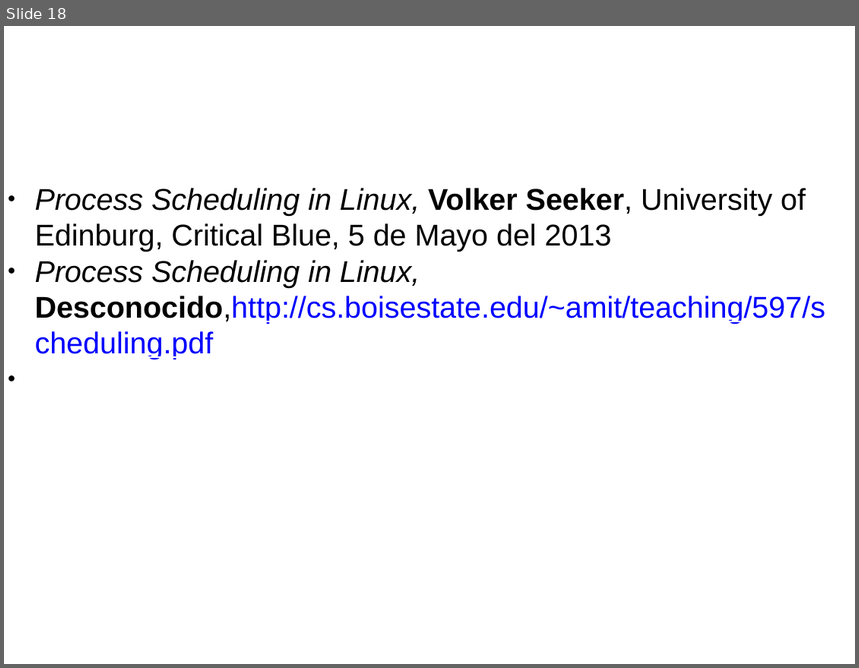
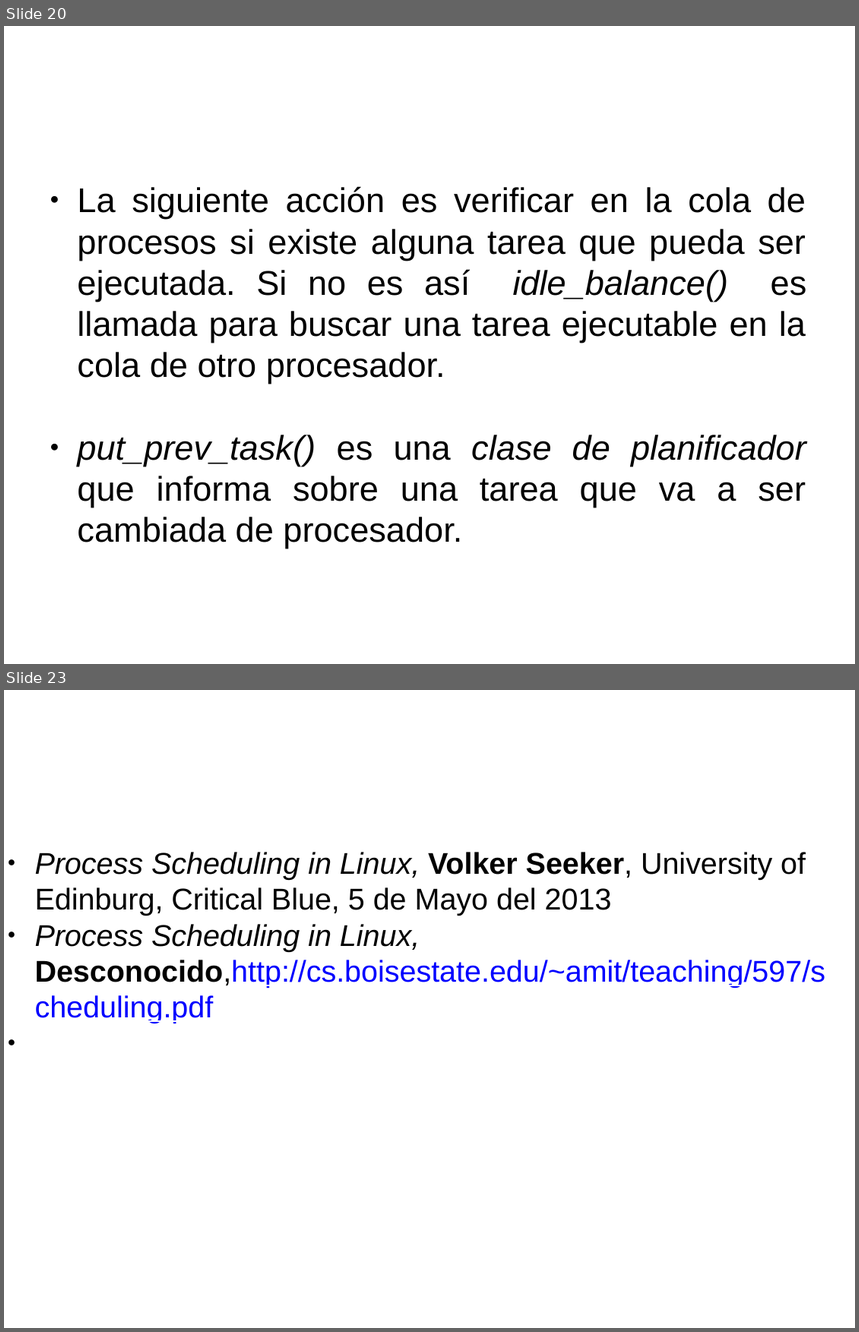
Before and after one commit to gwolf/clase-sistop-2017-01, a slide deck: exposiciones/planificadorCFS/planificadorCFS.pptx. Shown one above the other, each under a label of ours: slide 18 before the commit, slides 20 and 23 after it; the slides between them are not shown. The pictures are 859x668 and 859x1332 pixels, drawn with LibreOffice and Linux fonts; fonts in the diff are those of the drawing; background and template pictures are left out. Boxes give left, top, right and bottom in pixels: in the first picture for what was removed or moved away, otherwise in the second. Text is boxed around its words. In the diff, an @@ line names an element or a change of style, - is before the commit and + after.

```diff
--- a/exposiciones/planificadorCFS/planificadorCFS.pptx
+++ b/exposiciones/planificadorCFS/planificadorCFS.pptx
@@ slide 20 added at (x1=4, y1=26, x2=855, y2=664), background #FFFFFF @@
@@ text added at (x1=77, y1=186, x2=807, y2=549), 32 pt, text #000000 @@
+● La siguiente acción es verificar en la cola de procesos si existe alguna tarea que pueda ser ejecutada. Si no es así idle_balance() es llamada para buscar una tarea ejecutable en la cola de otro procesador.
+● put_prev_task() es una clase de planificador que informa sobre una tarea que va a ser cambiada de procesador.
@@ text added at (x1=631, y1=435, x2=807, y2=466), 40 pt, text #FFFFFF @@
+4 El esqueleto del planificador
@@ what was slide 18 is now slide 23 @@
```
Also in this commit, not shown: 4 other slides added.
